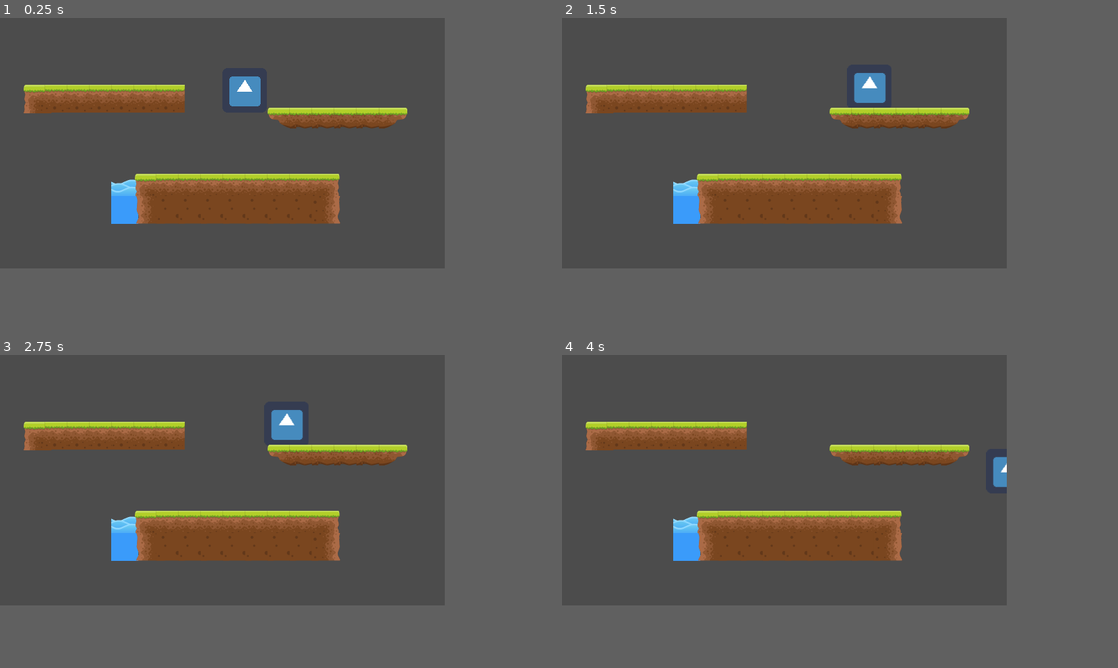
Above: before the commit, frames 1-4 (two rows, left to right).
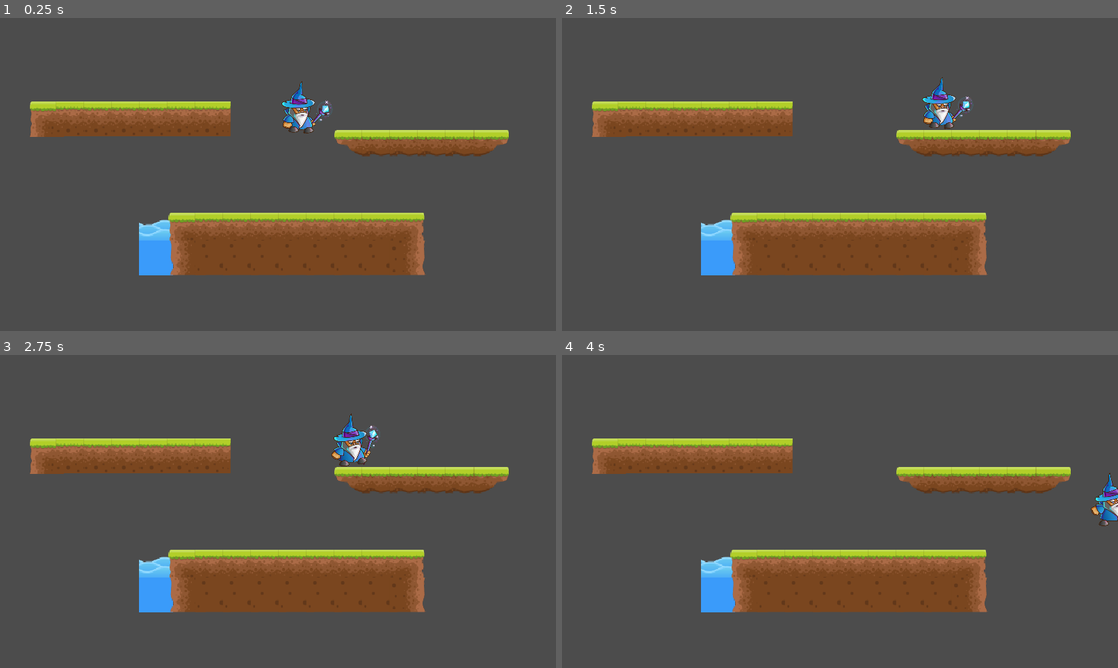
Above: after the commit, the same moments.

Repository: marivgil/TP_Games_Minion2
Game: Godot game, scene res://World.tscn
Same seed, same stepped clock (60 frames per second), same inputs: the game is played once before the commit and once after it. The engine's default icon, where the game draws it, is replaced by a stand-in: a white triangle on a blue panel in a dark square.
Inputs:
- Up to frame 1 (0.25 s): no input
- Up to frame 2 (1.5 s): hold Right (ui_right) from 0.53 s (still down); tap Up (ui_up) at 0.77 s
- Up to frame 3 (2.75 s): tap Up (ui_up) at 1.52 s; release Right (ui_right) at 2.03 s; hold Left (ui_left) from 2.03 s (still down)
- Up to frame 4 (4 s): release Left (ui_left) at 2.78 s; hold Right (ui_right) from 2.78 s (still down); tap Up (ui_up) at 3.02, 3.77 s
In our replay, the window is 640x360 before the commit and 800x450 after it. These sizes can differ from the game's own. Grey fills any space a smaller window leaves; there, only what the larger window draws over its background counts as a difference.

The runs differ from the first frame. In frame 1, 26% of the frame differs, in the area x 4-92%, y 18-83%; in frame 2, 26%; in frame 3, 26%, in the area x 4-92%, y 17-83%; in frame 4, 25%.

Commit message:
se anima personaje

Diff:
--- a/Minion2/World.tscn
+++ b/Minion2/World.tscn
@@ -1,19 +1,92 @@
-[gd_scene load_steps=5 format=2]
+[gd_scene load_steps=40 format=2]
 
 [ext_resource path="res://KinematicBody2D.gd" type="Script" id=1]
-[ext_resource path="res://icon.png" type="Texture" id=2]
-[ext_resource path="res://TileSet.tres" type="TileSet" id=3]
+[ext_resource path="res://sprites/wizard/PNG/wizard_ice/1_IDLE_000.png" type="Texture" id=2]
+[ext_resource path="res://sprites/wizard/PNG/wizard_ice/1_IDLE_002.png" type="Texture" id=3]
+[ext_resource path="res://sprites/wizard/PNG/wizard_ice/1_IDLE_001.png" type="Texture" id=4]
+[ext_resource path="res://sprites/wizard/PNG/wizard_ice/1_IDLE_003.png" type="Texture" id=5]
+[ext_resource path="res://sprites/wizard/PNG/wizard_ice/1_IDLE_004.png" type="Texture" id=6]
+[ext_resource path="res://sprites/wizard/PNG/wizard_ice/3_RUN_000.png" type="Texture" id=7]
+[ext_resource path="res://sprites/wizard/PNG/wizard_ice/3_RUN_001.png" type="Texture" id=8]
+[ext_resource path="res://sprites/wizard/PNG/wizard_ice/3_RUN_002.png" type="Texture" id=9]
+[ext_resource path="res://sprites/wizard/PNG/wizard_ice/3_RUN_003.png" type="Texture" id=10]
+[ext_resource path="res://sprites/wizard/PNG/wizard_ice/3_RUN_004.png" type="Texture" id=11]
+[ext_resource path="res://sprites/wizard/PNG/wizard_ice/5_ATTACK_000.png" type="Texture" id=12]
+[ext_resource path="res://sprites/wizard/PNG/wizard_ice/5_ATTACK_002.png" type="Texture" id=13]
+[ext_resource path="res://sprites/wizard/PNG/wizard_ice/5_ATTACK_005.png" type="Texture" id=14]
+[ext_resource path="res://sprites/wizard/PNG/wizard_ice/5_ATTACK_004.png" type="Texture" id=15]
+[ext_resource path="res://sprites/wizard/PNG/wizard_ice/5_ATTACK_006.png" type="Texture" id=16]
+[ext_resource path="res://sprites/wizard/PNG/wizard_ice/4_JUMP_000.png" type="Texture" id=17]
+[ext_resource path="res://sprites/wizard/PNG/wizard_ice/4_JUMP_001.png" type="Texture" id=18]
+[ext_resource path="res://sprites/wizard/PNG/wizard_ice/4_JUMP_002.png" type="Texture" id=19]
+[ext_resource path="res://sprites/wizard/PNG/wizard_ice/4_JUMP_003.png" type="Texture" id=20]
+[ext_resource path="res://sprites/wizard/PNG/wizard_ice/4_JUMP_004.png" type="Texture" id=21]
+[ext_resource path="res://sprites/wizard/PNG/wizard_ice/7_DIE_000.png" type="Texture" id=22]
+[ext_resource path="res://sprites/wizard/PNG/wizard_ice/7_DIE_004.png" type="Texture" id=23]
+[ext_resource path="res://sprites/wizard/PNG/wizard_ice/7_DIE_006.png" type="Texture" id=24]
+[ext_resource path="res://sprites/wizard/PNG/wizard_ice/7_DIE_008.png" type="Texture" id=25]
+[ext_resource path="res://sprites/wizard/PNG/wizard_ice/7_DIE_011.png" type="Texture" id=26]
+[ext_resource path="res://sprites/wizard/PNG/wizard_ice/2_WALK_000.png" type="Texture" id=27]
+[ext_resource path="res://sprites/wizard/PNG/wizard_ice/2_WALK_001.png" type="Texture" id=28]
+[ext_resource path="res://sprites/wizard/PNG/wizard_ice/2_WALK_002.png" type="Texture" id=29]
+[ext_resource path="res://sprites/wizard/PNG/wizard_ice/2_WALK_003.png" type="Texture" id=30]
+[ext_resource path="res://sprites/wizard/PNG/wizard_ice/2_WALK_004.png" type="Texture" id=31]
+[ext_resource path="res://sprites/wizard/PNG/wizard_ice/6_HURT_000.png" type="Texture" id=32]
+[ext_resource path="res://sprites/wizard/PNG/wizard_ice/6_HURT_001.png" type="Texture" id=33]
+[ext_resource path="res://sprites/wizard/PNG/wizard_ice/6_HURT_002.png" type="Texture" id=34]
+[ext_resource path="res://sprites/wizard/PNG/wizard_ice/6_HURT_003.png" type="Texture" id=35]
+[ext_resource path="res://sprites/wizard/PNG/wizard_ice/6_HURT_004.png" type="Texture" id=36]
+[ext_resource path="res://TileSet.tres" type="TileSet" id=37]
 
 [sub_resource type="RectangleShape2D" id=1]
 
 custom_solver_bias = 0.0
 extents = Vector2( 29.4588, 28.6665 )
 
+[sub_resource type="SpriteFrames" id=2]
+
+animations = [ {
+"frames": [ ExtResource( 2 ), ExtResource( 3 ), ExtResource( 4 ), ExtResource( 5 ), ExtResource( 6 ) ],
+"loop": true,
+"name": "Idle",
+"speed": 5.0
+}, {
+"frames": [ ExtResource( 7 ), ExtResource( 8 ), ExtResource( 9 ), ExtResource( 10 ), ExtResource( 11 ) ],
+"loop": true,
+"name": "Run",
+"speed": 5.0
+}, {
+"frames": [ ExtResource( 12 ), ExtResource( 13 ), ExtResource( 14 ), ExtResource( 15 ), ExtResource( 16 ) ],
+"loop": true,
+"name": "Attack",
+"speed": 5.0
+}, {
+"frames": [ ExtResource( 17 ), ExtResource( 18 ), ExtResource( 19 ), ExtResource( 20 ), ExtResource( 21 ) ],
+"loop": true,
+"name": "Jump",
+"speed": 5.0
+}, {
+"frames": [ ExtResource( 22 ), ExtResource( 23 ), ExtResource( 24 ), ExtResource( 25 ), ExtResource( 26 ) ],
+"loop": true,
+"name": "Die",
+"speed": 5.0
+}, {
+"frames": [ ExtResource( 27 ), ExtResource( 28 ), ExtResource( 29 ), ExtResource( 30 ), ExtResource( 31 ) ],
+"loop": true,
+"name": "Walk",
+"speed": 5.0
+}, {
+"frames": [ ExtResource( 32 ), ExtResource( 33 ), ExtResource( 34 ), ExtResource( 35 ), ExtResource( 36 ) ],
+"loop": true,
+"name": "Hurt",
+"speed": 5.0
+} ]
+_sections_unfolded = [ "Resource" ]
+
 [node name="World" type="Node" index="0"]
 
 [node name="Player" type="KinematicBody2D" parent="." index="0"]
 
-editor/display_folded = true
 position = Vector2( 352, 64 )
 input_pickable = false
 collision_layer = 1
@@ -28,14 +101,19 @@
 
 shape = SubResource( 1 )
 
-[node name="Sprite" type="Sprite" parent="Player" index="1"]
+[node name="Sprite" type="AnimatedSprite" parent="Player" index="1"]
 
-texture = ExtResource( 2 )
+scale = Vector2( 0.15, 0.15 )
+frames = SubResource( 2 )
+animation = "Run"
+frame = 1
+playing = true
+_sections_unfolded = [ "Transform" ]
 
 [node name="TileMap" type="TileMap" parent="." index="1"]
 
 mode = 0
-tile_set = ExtResource( 3 )
+tile_set = ExtResource( 37 )
 cell_size = Vector2( 32, 32 )
 cell_quadrant_size = 16
 cell_custom_transform = Transform2D( 1, 0, 0, 1, 0, 0 )
--- a/Minion2/project.godot
+++ b/Minion2/project.godot
@@ -18,6 +18,10 @@
 
 window/size/width=640
 window/size/height=360
+window/size/test_width=1280
+window/size/test_height=720
+window/stretch/mode="2d"
+window/stretch/aspect="expand"
 
 [rendering]
 
